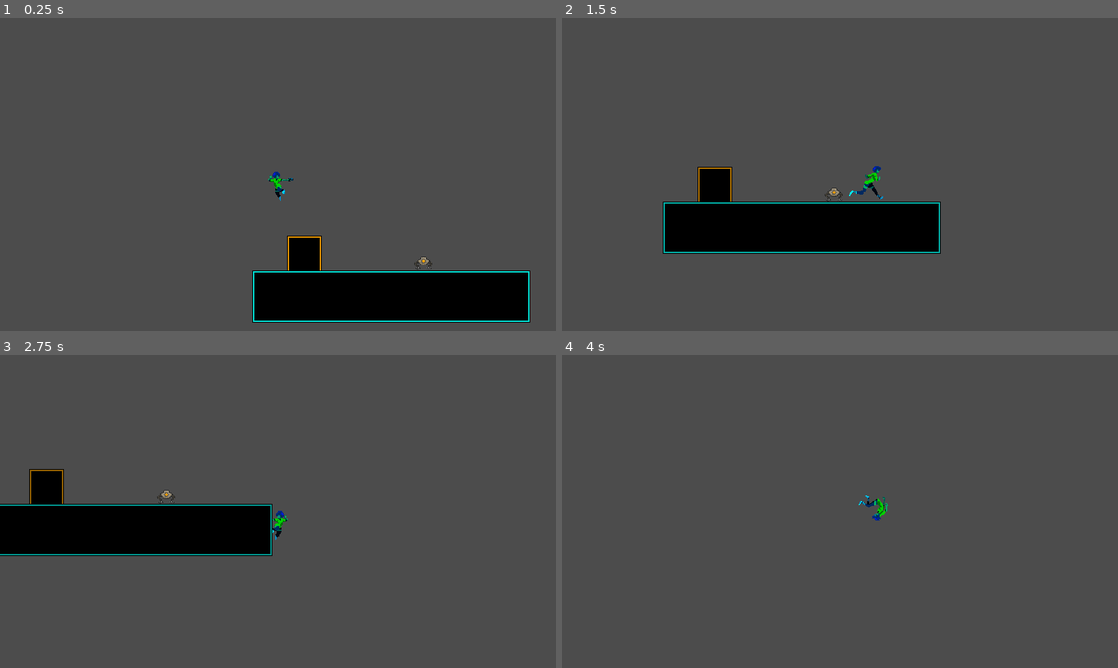
Above: before the commit, frames 1-4 (two rows, left to right).
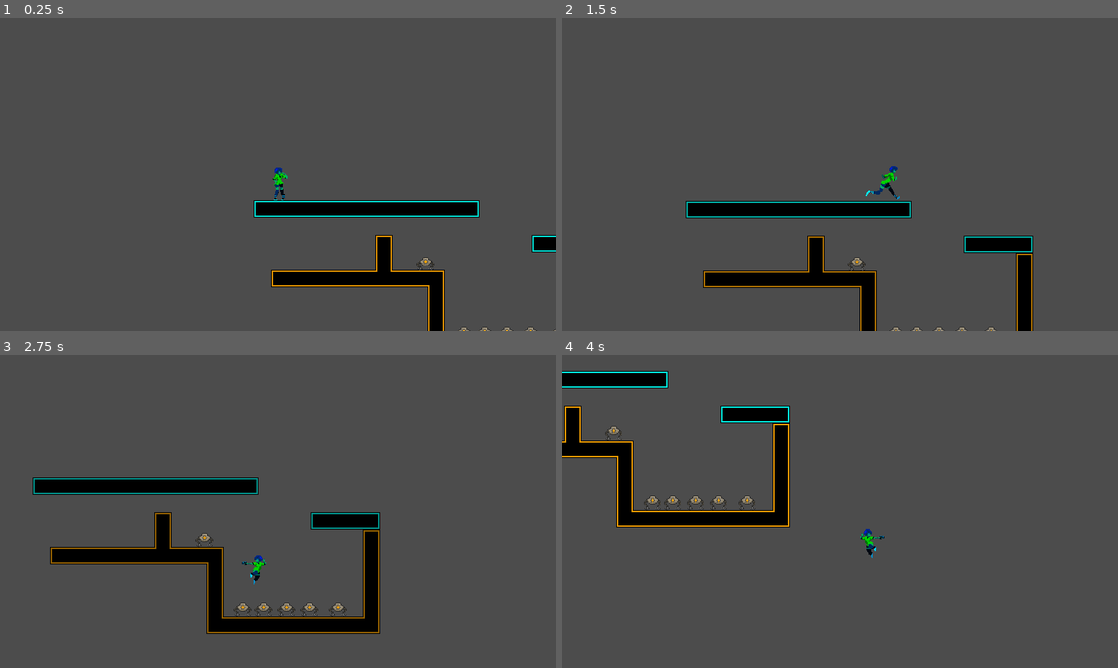
Above: after the commit, the same moments.

Repository: ivancdlarrain/olaGames
Game: Godot game, scene res://scenes/test02.tscn
Two runs of this game, one before a commit and one after it. Both use one fixed random seed, a clock stepped at 60 frames per second and the inputs below. This scene is started directly instead of the project's main scene.
Inputs:
- Up to frame 1 (0.25 s): no input
- Up to frame 2 (1.5 s): hold Space (special) 0.53-1.28 s; hold D (WASD_right) from 0.53 s (still down); tap W (WASD_up) at 0.77 s; tap Space (special) at 1.35 s
- Up to frame 3 (2.75 s): tap W (WASD_up) at 1.52 s; release D (WASD_right) at 2.03 s; hold A (WASD_left) from 2.03 s (still down); hold Space (special) from 2.03 s (still down)
- Up to frame 4 (4 s): release A (WASD_left) at 2.78 s; release Space (special) at 2.78 s; hold D (WASD_right) from 2.78 s (still down); tap Space (special) at 2.85 s; tap W (WASD_up) at 3.02, 3.77 s; hold Space (special) from 3.53 s (still down)

The runs differ from the first frame. In frame 1, 11% of the frame differs, in the area x 45-100%, y 47-100%; in frame 2, 11%; in frame 3, 15%, in the area x 0-69%, y 36-90%; in frame 4, 6.6%.

Commit message:
Added first explosion

Diff:
--- /dev/null
+++ b/assets/Area2D scenes/RegularExplosion.tscn
@@ -0,0 +1,35 @@
+[gd_scene load_steps=10 format=2]
+
+[ext_resource path="res://scripts/Area2D/RegularExplosion.gd" type="Script" id=1]
+[ext_resource path="res://assets/sprites/misc/enemy-explosion/enemy-explosion-3.png" type="Texture" id=2]
+[ext_resource path="res://assets/sprites/misc/enemy-explosion/enemy-explosion-2.png" type="Texture" id=3]
+[ext_resource path="res://assets/sprites/misc/enemy-explosion/enemy-explosion-4.png" type="Texture" id=4]
+[ext_resource path="res://assets/sprites/misc/enemy-explosion/enemy-explosion-1.png" type="Texture" id=5]
+[ext_resource path="res://assets/sprites/misc/enemy-explosion/enemy-explosion-6.png" type="Texture" id=6]
+[ext_resource path="res://assets/sprites/misc/enemy-explosion/enemy-explosion-5.png" type="Texture" id=7]
+
+[sub_resource type="CircleShape2D" id=1]
+radius = 28.3718
+
+[sub_resource type="SpriteFrames" id=2]
+animations = [ {
+"frames": [ ExtResource( 5 ), ExtResource( 3 ), ExtResource( 2 ), ExtResource( 4 ), ExtResource( 7 ), ExtResource( 6 ) ],
+"loop": true,
+"name": "default",
+"speed": 10.0
+} ]
+
+[node name="RegularExplosion" type="Area2D"]
+collision_layer = 2
+collision_mask = 2
+script = ExtResource( 1 )
+
+[node name="CollisionShape2D" type="CollisionShape2D" parent="."]
+shape = SubResource( 1 )
+
+[node name="AnimatedSprite" type="AnimatedSprite" parent="."]
+frames = SubResource( 2 )
+frame = 4
+playing = true
+[connection signal="body_entered" from="." to="." method="_on_RegularExplosion_body_entered"]
+[connection signal="animation_finished" from="AnimatedSprite" to="." method="_on_AnimatedSprite_animation_finished"]
--- a/assets/Drone.tscn
+++ b/assets/Drone.tscn
@@ -8,7 +8,7 @@
 extents = Vector2( 16, 13.054 )
 
 [sub_resource type="Animation" id=2]
-resource_name = "agro"
+resource_name = "aggro"
 length = 0.2
 loop = true
 tracks/0/type = "bezier"
@@ -80,8 +80,8 @@
 "times": PoolRealArray( 0, 0.05, 0.1, 0.15, 0.2 )
 }
 
-[sub_resource type="AnimationNodeAnimation" id=7]
-animation = "agro"
+[sub_resource type="AnimationNodeAnimation" id=22]
+animation = "aggro"
 
 [sub_resource type="AnimationNodeAnimation" id=8]
 animation = "charge"
@@ -97,19 +97,19 @@
 
 [sub_resource type="AnimationNodeStateMachineTransition" id=12]
 
-[sub_resource type="AnimationNodeStateMachineTransition" id=13]
-
-[sub_resource type="AnimationNodeStateMachineTransition" id=14]
-
-[sub_resource type="AnimationNodeStateMachineTransition" id=15]
-switch_mode = 2
-
 [sub_resource type="AnimationNodeStateMachineTransition" id=16]
 switch_mode = 2
 
+[sub_resource type="AnimationNodeStateMachineTransition" id=23]
+switch_mode = 2
+
+[sub_resource type="AnimationNodeStateMachineTransition" id=24]
+
+[sub_resource type="AnimationNodeStateMachineTransition" id=25]
+
 [sub_resource type="AnimationNodeStateMachine" id=17]
-states/agro/node = SubResource( 7 )
-states/agro/position = Vector2( 846, 83 )
+states/aggro/node = SubResource( 22 )
+states/aggro/position = Vector2( 856.807, 83 )
 states/charge/node = SubResource( 8 )
 states/charge/position = Vector2( 643, 34 )
 states/discharge/node = SubResource( 9 )
@@ -118,7 +118,7 @@
 states/idle/position = Vector2( 439, 83 )
 states/jump/node = SubResource( 11 )
 states/jump/position = Vector2( 1053, 83 )
-transitions = [ "idle", "charge", SubResource( 12 ), "agro", "discharge", SubResource( 13 ), "agro", "jump", SubResource( 14 ), "charge", "agro", SubResource( 15 ), "discharge", "idle", SubResource( 16 ) ]
+transitions = [ "idle", "charge", SubResource( 12 ), "discharge", "idle", SubResource( 16 ), "charge", "aggro", SubResource( 23 ), "aggro", "discharge", SubResource( 24 ), "aggro", "jump", SubResource( 25 ) ]
 start_node = "idle"
 end_node = "jump"
 graph_offset = Vector2( -120.193, 0 )
@@ -126,15 +126,17 @@
 [sub_resource type="AnimationNodeStateMachinePlayback" id=18]
 
 [sub_resource type="CircleShape2D" id=19]
-radius = 1058.0
+radius = 483.249
 
 [sub_resource type="CircleShape2D" id=20]
-radius = 272.0
+radius = 192.556
 
 [sub_resource type="RectangleShape2D" id=21]
 extents = Vector2( 16.3031, 13.368 )
 
-[node name="SmallOrangeDrone" type="KinematicBody2D"]
+[node name="SmallOrangeDrone" type="KinematicBody2D" groups=[
+"alive",
+]]
 collision_layer = 2
 collision_mask = 2
 script = ExtResource( 3 )
@@ -143,16 +145,16 @@
 script = ExtResource( 1 )
 
 [node name="CollisionShape2D" type="CollisionShape2D" parent="."]
+visible = false
 shape = SubResource( 1 )
 
 [node name="Sprite" type="Sprite" parent="."]
 texture = ExtResource( 2 )
 vframes = 5
 hframes = 3
-frame = 1
 
 [node name="AnimationPlayer" type="AnimationPlayer" parent="."]
-anims/agro = SubResource( 2 )
+anims/aggro = SubResource( 2 )
 anims/charge = SubResource( 3 )
 anims/discharge = SubResource( 4 )
 anims/idle = SubResource( 5 )
@@ -170,7 +172,7 @@
 collision_mask = 2
 
 [node name="CollisionShape2D" type="CollisionShape2D" parent="DetectionArea"]
-position = Vector2( 1.47021, 0 )
+position = Vector2( 1.47021, 3.09082 )
 shape = SubResource( 19 )
 
 [node name="ActivationArea" type="Area2D" parent="."]
@@ -182,6 +184,7 @@
 shape = SubResource( 20 )
 
 [node name="DetectionRay" type="RayCast2D" parent="."]
+visible = false
 enabled = true
 collision_mask = 2
 
@@ -189,6 +192,7 @@
 wait_time = 0.5
 
 [node name="DestructionArea" type="Area2D" parent="."]
+visible = false
 collision_layer = 2
 collision_mask = 2
 
--- a/assets/Player.tscn
+++ b/assets/Player.tscn
@@ -131,6 +131,7 @@
 [sub_resource type="AnimationNodeStateMachinePlayback" id=18]
 
 [node name="Player" type="KinematicBody2D" groups=[
+"alive",
 "drone_target",
 "saveable",
 ]]
@@ -155,7 +156,7 @@
 
 [node name="Sprite" type="Sprite" parent="."]
 scale = Vector2( 1.336, 1.336 )
-texture = ExtResource( 14 )
+texture = ExtResource( 9 )
 
 [node name="CoyoteTimer" type="Timer" parent="."]
 wait_time = 0.05
--- a/scenes/test02.tscn
+++ b/scenes/test02.tscn
@@ -13,20 +13,37 @@
 modulate = Color( 1, 0.654902, 0, 1 )
 collision_layer = 2
 collision_mask = 2
-tile_data = PoolIntArray( 196610, 4, 65536, 196611, 4, 65539, 262146, 4, 65541, 262147, 4, 131072, 327680, 4, 65536, 327681, 4, 65540, 327682, 4, 131074, 327683, 4, 131073, 327684, 4, 65540, 327685, 4, 65540, 327686, 4, 65540, 327687, 4, 65540, 327688, 4, 65540, 327689, 4, 65540, 327690, 4, 65540, 327691, 4, 65540, 327692, 4, 65540, 327693, 4, 65540, 327694, 4, 65540, 327695, 4, 65539, 393216, 4, 65541, 393217, 4, 262146, 393218, 4, 262146, 393219, 4, 262146, 393220, 4, 262146, 393221, 4, 262146, 393222, 4, 262146, 393223, 4, 262146, 393224, 4, 262146, 393225, 4, 262146, 393226, 4, 262146, 393227, 4, 262146, 393228, 4, 262146, 393229, 4, 262146, 393230, 4, 262146, 393231, 4, 131072, 458752, 4, 65537, 458753, 4, 65542, 458754, 4, 65542, 458755, 4, 65542, 458756, 4, 65542, 458757, 4, 65542, 458758, 4, 65542, 458759, 4, 65542, 458760, 4, 65542, 458761, 4, 65542, 458762, 4, 65542, 458763, 4, 65542, 458764, 4, 65542, 458765, 4, 65542, 458766, 4, 65542, 458767, 4, 65538 )
+tile_data = PoolIntArray( 131079, 4, 4, 196615, 4, 6, 196627, 4, 4, 262145, 4, 1, 262146, 4, 5, 262147, 4, 5, 262148, 4, 5, 262149, 4, 5, 262150, 4, 5, 262151, 4, 327680, 262152, 4, 5, 262153, 4, 5, 262154, 4, 262148, 262163, 4, 6, 327690, 4, 6, 327699, 4, 6, 393226, 4, 6, 393235, 4, 6, 458762, 4, 6, 458771, 4, 6, 524298, 4, 262150, 524299, 4, 5, 524300, 4, 5, 524301, 4, 5, 524302, 4, 5, 524303, 4, 5, 524304, 4, 5, 524305, 4, 5, 524306, 4, 5, 524307, 4, 262147 )
 
 [node name="Blue" parent="Tiles" instance=ExtResource( 2 )]
 modulate = Color( 0, 1, 0.952941, 1 )
-tile_data = PoolIntArray( 327680, 4, 65536, 327681, 4, 65540, 327682, 4, 65540, 327683, 4, 65540, 327684, 4, 65540, 327685, 4, 65540, 327686, 4, 65540, 327687, 4, 65540, 327688, 4, 65540, 327689, 4, 65540, 327690, 4, 65540, 327691, 4, 65540, 327692, 4, 65540, 327693, 4, 65540, 327694, 4, 65540, 327695, 4, 65539, 393216, 4, 65541, 393217, 4, 262146, 393218, 4, 262146, 393219, 4, 262146, 393220, 4, 262146, 393221, 4, 262146, 393222, 4, 262146, 393223, 4, 262146, 393224, 4, 262146, 393225, 4, 262146, 393226, 4, 262146, 393227, 4, 262146, 393228, 4, 262146, 393229, 4, 262146, 393230, 4, 262146, 393231, 4, 131072, 458752, 4, 65537, 458753, 4, 65542, 458754, 4, 65542, 458755, 4, 65542, 458756, 4, 65542, 458757, 4, 65542, 458758, 4, 65542, 458759, 4, 65542, 458760, 4, 65542, 458761, 4, 65542, 458762, 4, 65542, 458763, 4, 65542, 458764, 4, 65542, 458765, 4, 65542, 458766, 4, 65542, 458767, 4, 65538 )
+tile_data = PoolIntArray( 0, 4, 1, 1, 4, 5, 2, 4, 5, 3, 4, 5, 4, 4, 5, 5, 4, 5, 6, 4, 5, 7, 4, 5, 8, 4, 5, 9, 4, 5, 10, 4, 5, 11, 4, 5, 12, 4, 3, 131088, 4, 1, 131089, 4, 5, 131090, 4, 5, 131091, 4, 3 )
 
 [node name="Player" parent="." instance=ExtResource( 3 )]
-position = Vector2( 46.8173, -27.1395 )
+position = Vector2( 43.2249, -55.2802 )
 
 [node name="Camera2D" type="Camera2D" parent="Player"]
 current = true
 smoothing_enabled = true
 
-[node name="SmallOrangeDrone" parent="." instance=ExtResource( 1 )]
+[node name="Pause" parent="." instance=ExtResource( 4 )]
+
+[node name="Drones" type="Node" parent="."]
+
+[node name="SmallOrangeDrone" parent="Drones" instance=ExtResource( 1 )]
 position = Vector2( 314.585, 116.165 )
 
-[node name="Pause" parent="." instance=ExtResource( 4 )]
+[node name="SmallOrangeDrone3" parent="Drones" instance=ExtResource( 1 )]
+position = Vector2( 423.678, 233.476 )
+
+[node name="SmallOrangeDrone2" parent="Drones" instance=ExtResource( 1 )]
+position = Vector2( 385.458, 234.356 )
+
+[node name="SmallOrangeDrone4" parent="Drones" instance=ExtResource( 1 )]
+position = Vector2( 507.76, 235.232 )
+
+[node name="SmallOrangeDrone6" parent="Drones" instance=ExtResource( 1 )]
+position = Vector2( 464.984, 232.446 )
+
+[node name="SmallOrangeDrone5" parent="Drones" instance=ExtResource( 1 )]
+position = Vector2( 560.673, 228.92 )
--- /dev/null
+++ b/scripts/Area2D/RegularExplosion.gd
@@ -0,0 +1,14 @@
+extends Area2D
+
+
+func _ready():
+	pass
+
+
+func _on_AnimatedSprite_animation_finished():
+	queue_free()
+
+
+func _on_RegularExplosion_body_entered(body):
+	if body in get_tree().get_nodes_in_group("alive"):
+		body.take_damage()
--- a/scripts/Player.gd
+++ b/scripts/Player.gd
@@ -124,7 +124,11 @@
 		var collider = collision.collider
 		if collider is TileMap:
 			if collider in get_tree().get_nodes_in_group("deadly"):
-				_die()
+				take_damage()
+
+
+func take_damage():
+	_die()
 
 
 func _die():
--- a/scripts/kinematicBodies/SmallOrangeDrone.gd
+++ b/scripts/kinematicBodies/SmallOrangeDrone.gd
@@ -1,6 +1,7 @@
 extends KinematicBody2D
 
 
+const EXPLOSION_SCENE = preload("res://assets/Area2D scenes/RegularExplosion.tscn")
 const gravity = 1000
 var velocity = Vector2()
 const deaccel = 2
@@ -48,3 +49,14 @@
 	print('Timer ended')
 	is_timer_ready = true
 	ready_timer.stop()
+
+
+func take_damage():
+	_die()
+
+
+func _die():
+	var explosion = EXPLOSION_SCENE.instance() as Area2D
+	explosion.position = position
+	get_parent().add_child(explosion)
+	queue_free()
--- a/scripts/state_machines/DroneStateMachine.gd
+++ b/scripts/state_machines/DroneStateMachine.gd
@@ -52,7 +52,7 @@
 		found = false
 
 
-func _state_logic(delta):
+func _state_logic(_delta):
 	if looking_for_player:
 		look_for_player()
 	else:
--- a/scripts/state_machines/SmallOrangeDrone.gd
+++ b/scripts/state_machines/SmallOrangeDrone.gd
@@ -16,7 +16,7 @@
 	._state_logic(delta)
 
 
-func _get_transition(delta):
+func _get_transition(_delta):
 	match state:
 		states.idle:
 			if found:
@@ -39,8 +39,8 @@
 			parent.playback.travel('aggro')
 			parent.is_timer_ready = false
 			parent.ready_timer.start()
-			print('Timer Started')
 		states.jump:
+			print('jump')
 			parent.playback.travel('jump')
 			parent._supra_jump(ray_direction)
 
@@ -55,7 +55,6 @@
 			pass
 
 
-func _on_DestructionArea_body_entered(body):
+func _on_DestructionArea_body_entered(_body):
 	if state == states.jump:
-		print('pal lobby')
-		parent.queue_free()
+		parent._die()
Binary file added: assets/sprites/misc/enemy-explosion/Explosion0.png
Not shown, added: assets/sprites/misc/enemy-explosion/Explosion0.png.import
Binary file added: assets/sprites/misc/enemy-explosion/Explosion1.png
Not shown, added: assets/sprites/misc/enemy-explosion/Explosion1.png.import
Binary file added: assets/sprites/misc/enemy-explosion/Explosion2.png
Not shown, added: assets/sprites/misc/enemy-explosion/Explosion2.png.import
